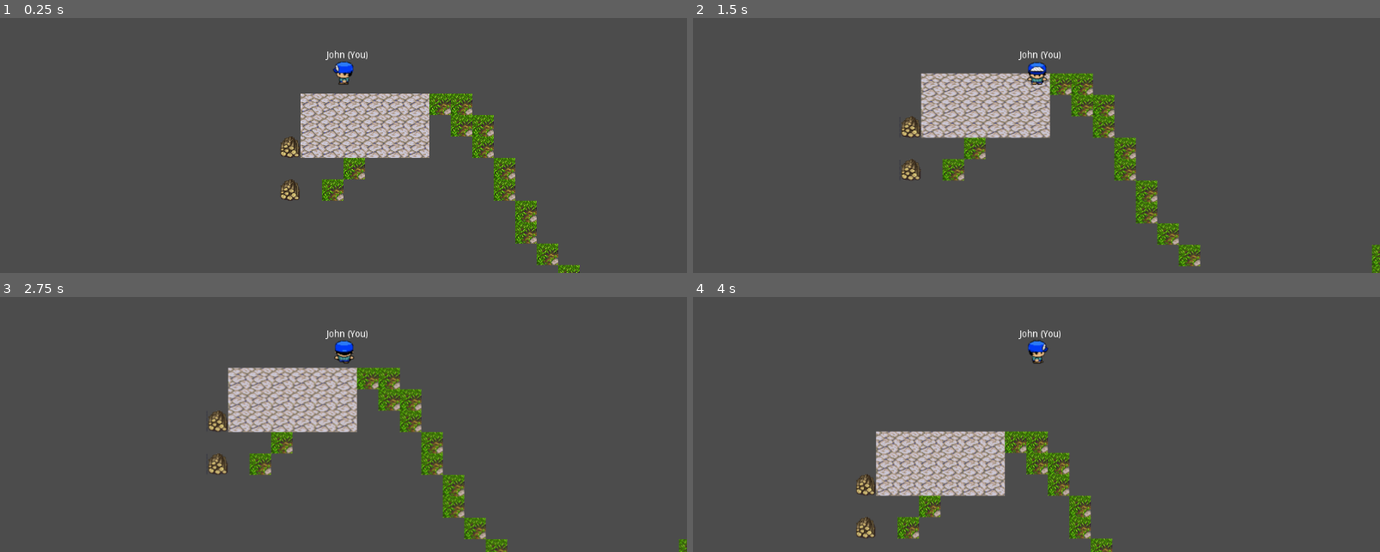
Above: before the commit, frames 1-4 (two rows, left to right).
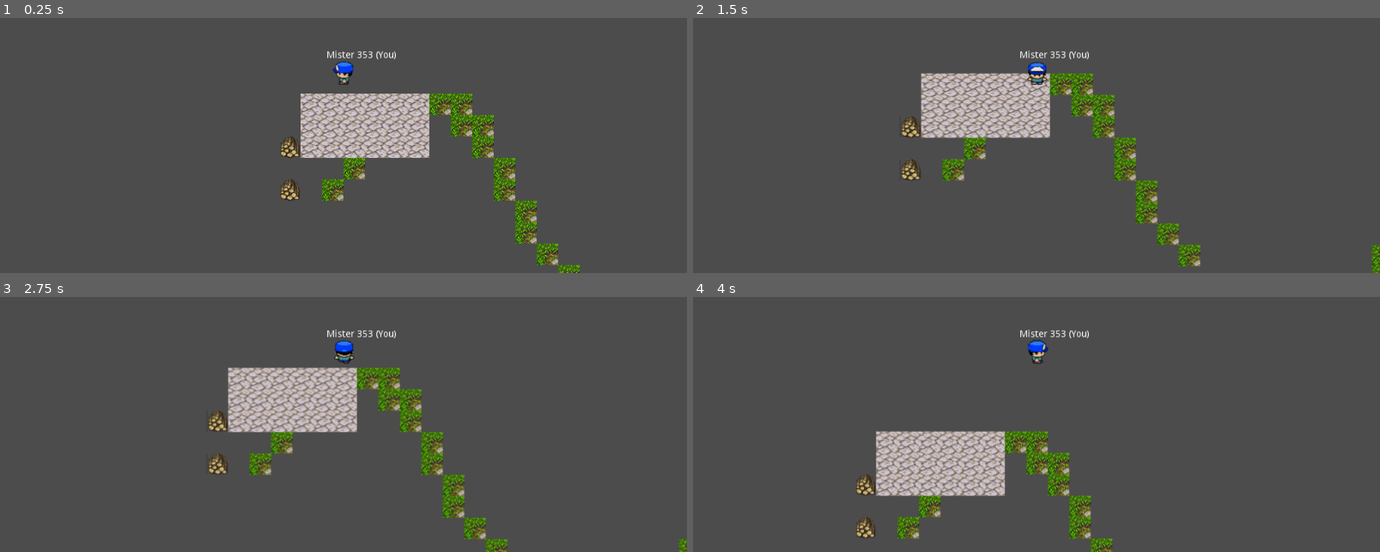
Above: after the commit, the same moments.

Repository: jacopofar/godot-multiplayer-phoenix-demo
Game: Godot game, scene res://Game.tscn
Same seed, same stepped clock (60 frames per second), same inputs: the game is played once before the commit and once after it.
Inputs (mouse positions are in pixels of both pictures, inside the frame that each line leads up to):
- Up to frame 1 (0.25 s): no input
- Up to frame 2 (1.5 s): tap Enter at 0.5 s; move the mouse to (1187, 51) at 0.52 s; press the mouse at (1187, 51) at 0.53 s; hold Right (ui_right) 0.53-1.28 s; move the mouse to (899, 91) at 1.27 s; release the mouse at (899, 91) at 1.28 s; hold Down (ui_down) from 1.28 s (still down); tap Space (interact) at 1.35 s
- Up to frame 3 (2.75 s): move the mouse to (outside the picture) at 2.02 s; release Down (ui_down) at 2.03 s; press the mouse at (outside the picture) at 2.03 s; hold Right (ui_right) from 2.03 s (still down)
- Up to frame 4 (4 s): move the mouse to (1002, 432) at 2.77 s; release Right (ui_right) at 2.78 s; release the mouse at (1002, 432) at 2.78 s; hold Up (ui_up) 2.78-3.53 s; tap Space (interact) at 2.85 s; click (1002, 432) at 2.92 s; move the mouse to (1242, 411) at 3.52 s; press the mouse at (1242, 411) at 3.53 s; hold Left (ui_left) from 3.53 s (still down)

The runs differ from the first frame. In frame 1, 0.2% of the frame differs, in the area x 47-58%, y 12-17%; in frame 2, 0.2%; in frame 3, 0.2%; in frame 4, 0.2%.

Commit message:
Add basic new_player handling

Diff:
--- a/Game.gd
+++ b/Game.gd
@@ -7,12 +7,16 @@
 var channel : PhoenixChannel
 var presence : PhoenixPresence
 
+var all_players = {}
 
 # Called when the node enters the scene tree for the first time.
 func _ready():
+	# TODO remove these lines later, to not force a new name
+	randomize()
+	my_name = "Mister " + str(randi() % 400)
 	$Player.set_player_name(my_name)
 	socket = PhoenixSocket.new("ws://127.0.0.1:4000/socket", {
-		params = {user_name = my_name}
+		params = { user_name = my_name }
 	})
 	# Subscribe to Socket events
 	socket.connect("on_open", self, "_on_Socket_open")
@@ -67,9 +71,21 @@
 
 func _on_Channel_event(event, payload, status):
 	print("_on_Channel_event:  ", event, ", ", status, ", ", payload)
+	if event == "new_player":
+		var new_player_name = payload["user"]
+		if new_player_name != my_name:
+			print("new player detected", new_player_name)
+			var extra_player = load("res://OtherPlayer.tscn").instance()
+			all_players[new_player_name] = extra_player
+			extra_player.set_player_name(new_player_name)
+			extra_player.position = Vector2(payload["x"], payload["y"])
+			add_child(extra_player)
+		return
 
 func _on_Channel_join_result(status, result):
 	print("_on_Channel_join_result:  ", status, result)
+	var did_push = channel.push("new_player", {"x": int(position.x), "y": int(position.y)})
+	print("did push the new_player? ", did_push)
 
 func _on_Channel_error(error):
 	print("_on_Channel_error: " + str(error))
--- a/Game.tscn
+++ b/Game.tscn
@@ -81,7 +81,7 @@
 tile_data = PoolIntArray( 131070, 0, 65540, 131071, 0, 65540, 65536, 0, 65540, 65537, 0, 65540, 65538, 0, 65540, 65539, …(1543 unchanged characters)…
 script = ExtResource( 4 )
 room_id = "someroomname"
-my_name = "John"
+my_name = "John2"
 
 [node name="Player" parent="." instance=ExtResource( 1 )]
 
--- a/OtherPlayer.gd
+++ b/OtherPlayer.gd
@@ -46,3 +46,7 @@
 			target = null
 			$AnimationPlayer.stop()
 	previous_direction = direction
+
+
+func set_player_name(other_player_name: String):
+	$Label.text = other_player_name
--- a/OtherPlayer.tscn
+++ b/OtherPlayer.tscn
@@ -27,19 +27,18 @@
 //    }
 }"
 
-[sub_resource type="ShaderMaterial" id=7]
+[sub_resource type="ShaderMaterial" id=2]
 resource_local_to_scene = true
-shader = SubResource( 6 )
+shader = SubResource( 1 )
 shader_param/red_factor = 0.9
 shader_param/green_factor = 0.9
 shader_param/blue_factor = 0.0
 
-[sub_resource type="CapsuleShape2D" id=1]
+[sub_resource type="CapsuleShape2D" id=3]
 radius = 10.7134
 height = 12.2238
 
-[sub_resource type="Animation" id=2]
-resource_name = "down"
+[sub_resource type="Animation" id=4]
 tracks/0/type = "value"
 tracks/0/path = NodePath("Sprite:frame")
 tracks/0/interp = 1
@@ -53,8 +52,7 @@
 "values": [ 0, 2 ]
 }
 
-[sub_resource type="Animation" id=3]
-resource_name = "left"
+[sub_resource type="Animation" id=5]
 tracks/0/type = "value"
 tracks/0/path = NodePath("Sprite:frame")
 tracks/0/interp = 1
@@ -82,8 +80,7 @@
 "values": [ 3, 5 ]
 }
 
-[sub_resource type="Animation" id=5]
-resource_name = "up"
+[sub_resource type="Animation" id=7]
 tracks/0/type = "value"
 tracks/0/path = NodePath("Sprite:frame")
 tracks/0/interp = 1
@@ -110,15 +107,26 @@
 
 [node name="CollisionShape2D" type="CollisionShape2D" parent="."]
 position = Vector2( 1.07983, 1.38836 )
-shape = SubResource( 1 )
+shape = SubResource( 3 )
 
 [node name="AnimationPlayer" type="AnimationPlayer" parent="."]
 playback_speed = 3.0
-anims/down = SubResource( 2 )
-anims/left = SubResource( 3 )
-anims/right = SubResource( 4 )
-anims/up = SubResource( 5 )
+anims/down = SubResource( 4 )
+anims/left = SubResource( 5 )
+anims/right = SubResource( 6 )
+anims/up = SubResource( 7 )
 
 [node name="RayCast2D" type="RayCast2D" parent="."]
 enabled = true
 cast_to = Vector2( 0, 32 )
+
+[node name="Label" type="Label" parent="."]
+margin_left = -25.3934
+margin_top = -33.1162
+margin_right = 24.6066
+margin_bottom = -19.1162
+text = "missing"
+align = 1
+__meta__ = {
+"_edit_use_anchors_": false
+}
Not shown: 3 places in OtherPlayer.tscn that only renumber resources
Not shown, changed: tnci_server/config/config.exs
Not shown, changed: tnci_server/lib/tnci_server_web/channels/game_channel.ex
Not shown, changed: tnci_server/lib/tnci_server_web/channels/user_socket.ex
